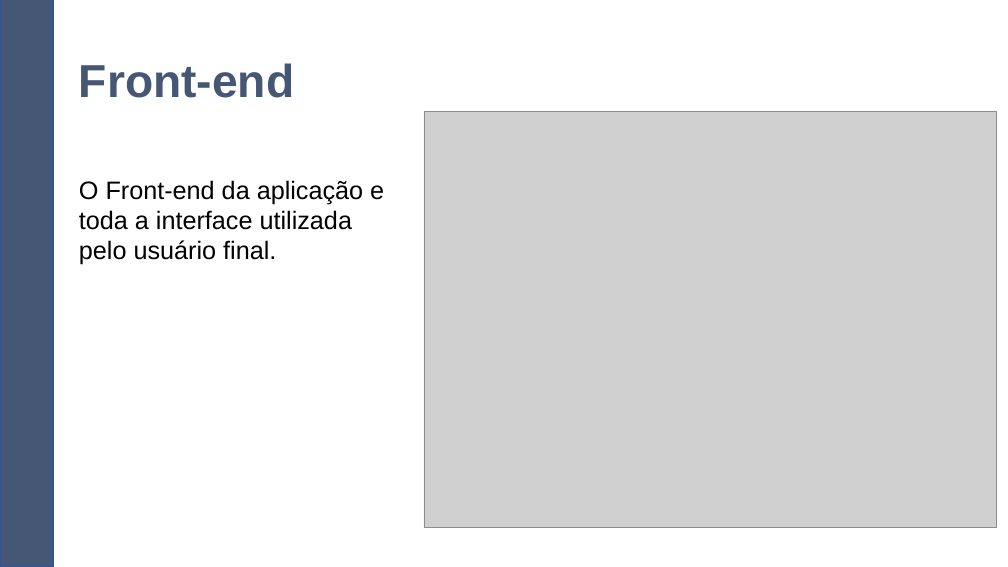
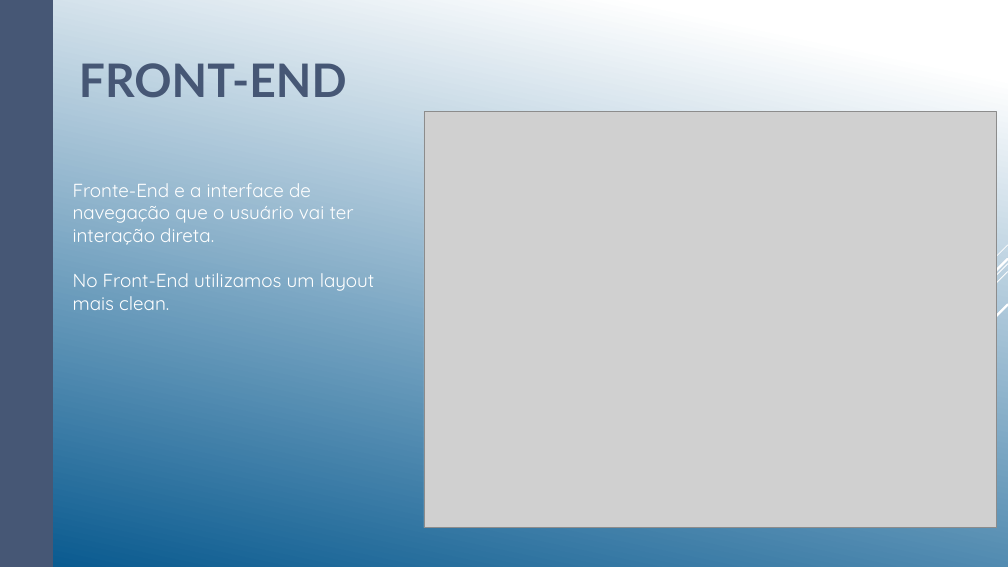
Before and after one commit to mateusrodsilva/Projeto_Inicial-3T, a slide deck: slide 5 of Apresentação Grupo 4 -Projeto Inicial Patri.pptx. Drawn at 1008x567 pixels with LibreOffice and Linux fonts; fonts in the diff are those of the drawing; grey boxes stand for pictures. Boxes give left, top, right and bottom in pixels: in the first picture for what was removed or moved away, otherwise in the second. Text is boxed around its words. In the diff, an @@ line names an element or a change of style, - is before the commit and + after.

```diff
--- a/Apresentação Grupo 4 -Projeto Inicial Patri.pptx
+++ b/Apresentação Grupo 4 -Projeto Inicial Patri.pptx
@@ background #FFFFFF to gradient #FFFFFF to #06588E @@
@@ rectangle at (0,0,53,567): outline #325491 1 pt to none @@
@@ text at (79,63,347,98): text changed; font Arial to Lato @@
-Front-end
+FRONT-END
@@ text at (73,183,375,310): text changed; size 24 to 18 pt; font Arial to Quicksand; text colour #000000 to #FFFFFF @@
-O Front-end da aplicação e toda a interface utilizada
-pelo usuário final.
+Fronte-End e a interface de navegação que o usuário vai ter interação direta.
+No Front-End utilizamos um layout mais clean.
@@ group added at (761,245,1008,510): 5 lines @@
```
Also in this commit, not shown: 3 other slides changed, 3 slides added, 3 slides removed.
